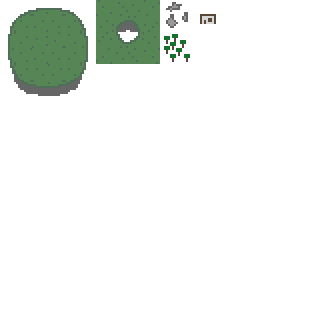
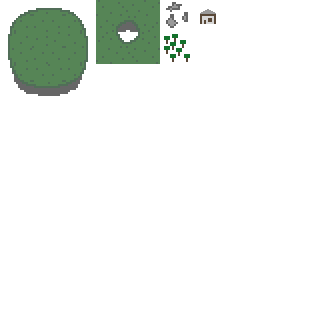
Comparing the layer stacks of the two (320, 320) images. Changes:
painted on "stone copy" over [200, 9, 216, 14]
